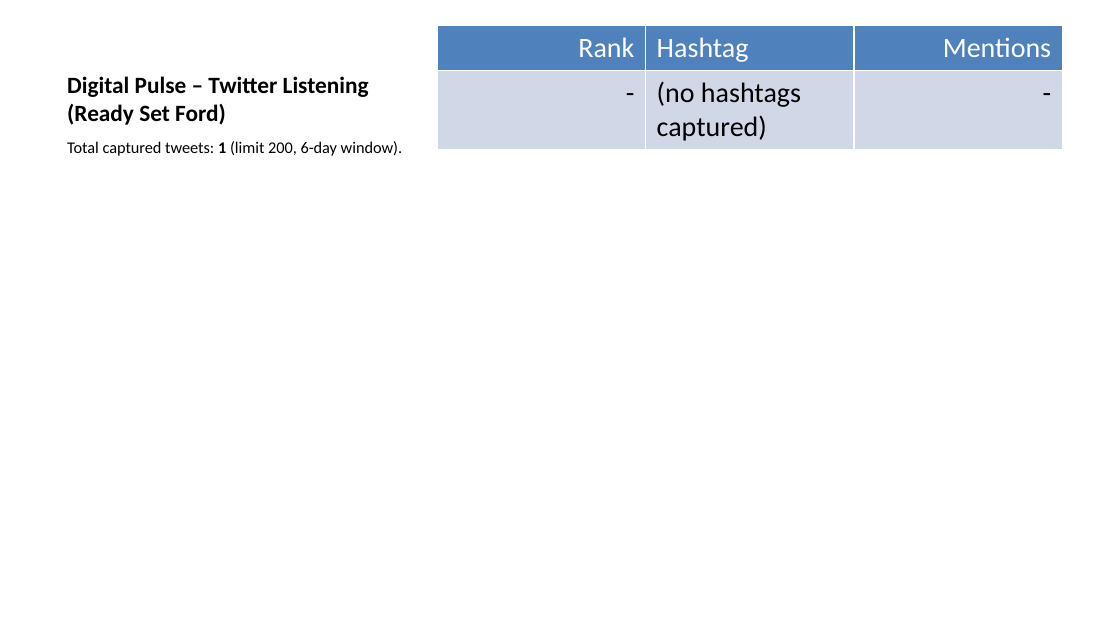
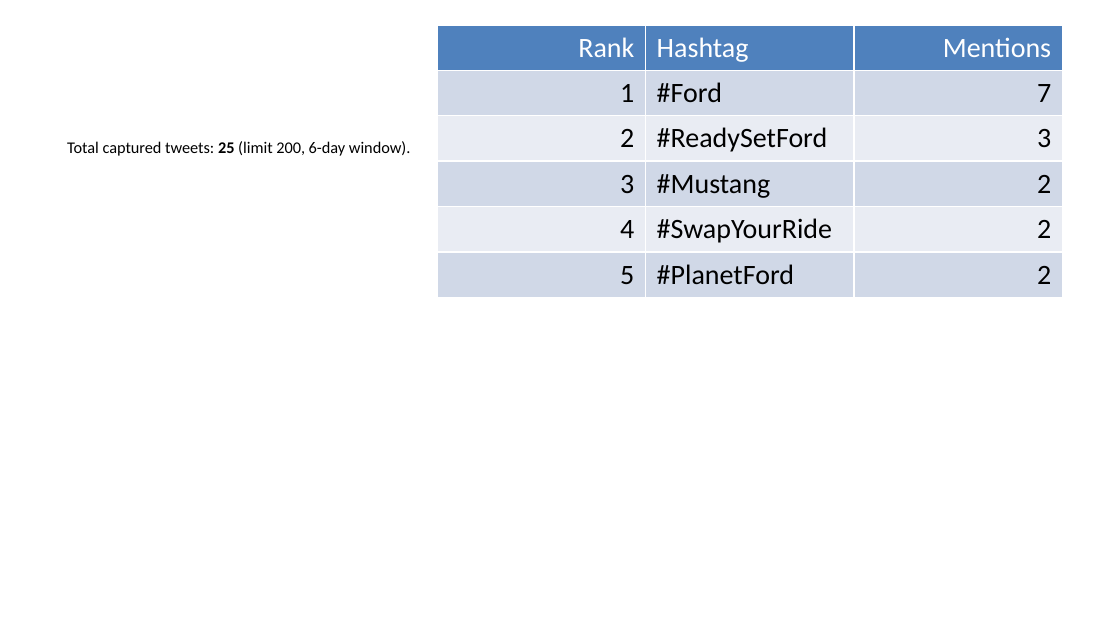
Before and after one commit to kh0pper/DSCI-5330-Assignment-03, a slide deck: slide 8 of deck/Ready_Set_Ford_deck.pptx (slide 6 before the commit). Drawn at 1120x630 pixels with LibreOffice and Linux fonts; fonts in the diff are those of the drawing. Boxes give left, top, right and bottom in pixels: in the first picture for what was removed or moved away, otherwise in the second. Text is boxed around its words. In the diff, an @@ line names an element or a change of style, - is before the commit and + after.

```diff
--- a/deck/Ready_Set_Ford_deck.pptx
+++ b/deck/Ready_Set_Ford_deck.pptx
@@ table at [437, 25, 1062, 561] @@
-row 2: - | (no hashtags captured) | -
+row 2: 1 | #Ford | 7
+row 3: 2 | #ReadySetFord | 3
+row 4: 3 | #Mustang | 2
+row 5: 4 | #SwapYourRide | 2
+row 6: 5 | #PlanetFord | 2
@@ title removed at [67, 76, 369, 125] @@
-Digital Pulse – Twitter Listening (Ready Set Ford)
@@ text at [67, 141, 411, 156]: text changed @@
-Total captured tweets: 1 (limit 200, 6-day window).
+Total captured tweets: 25 (limit 200, 6-day window).
```
Also in this commit, not shown: 4 other slides changed, 2 slides added, 2 other files.
